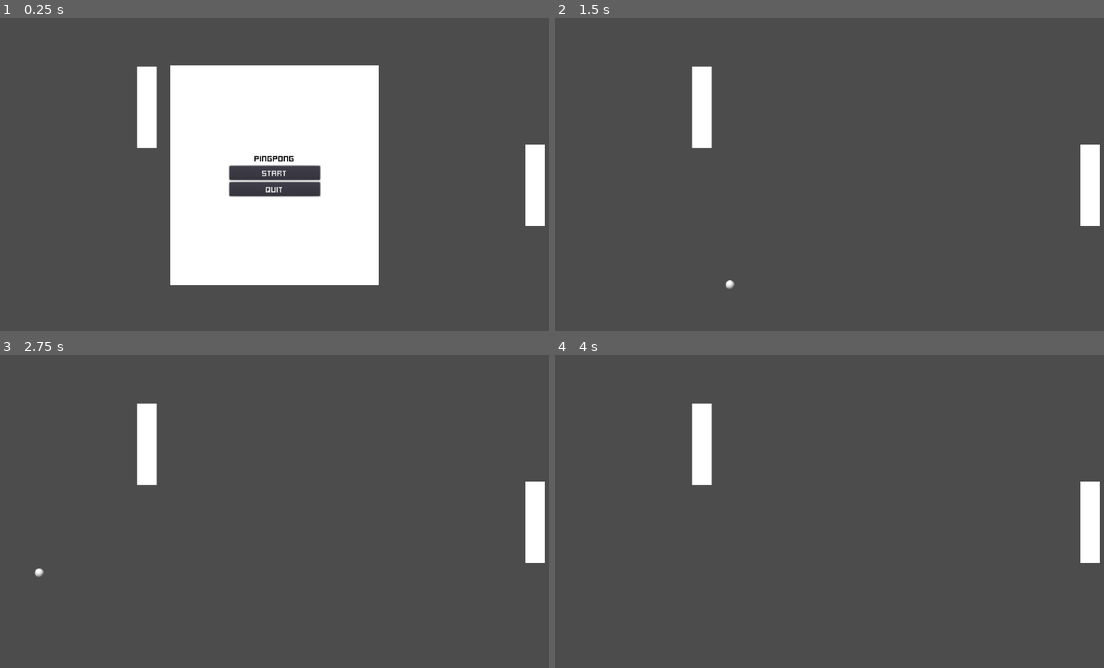
Above: before the commit, frames 1-4 (two rows, left to right).
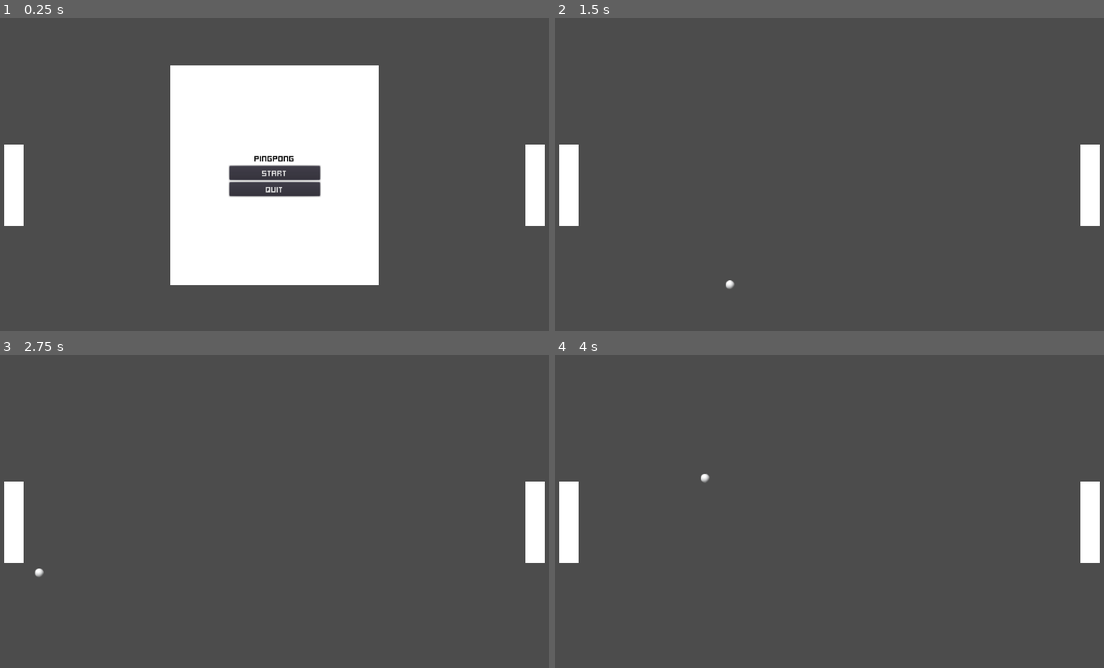
Above: after the commit, the same moments.

Repository: skarjalainen/godot-pong
Game: Godot game, scene res://src/Main/Game.tscn
The game is run twice, just before and just after one commit, with the same random seed, the same clock (stepped at 60 frames per second) and the same inputs.
Inputs:
- Up to frame 1 (0.25 s): no input
- Up to frame 2 (1.5 s): click "START" at 0.5 s
- Up to frame 3 (2.75 s): no input
- Up to frame 4 (4 s): no input

The runs differ from the first frame. In frame 1, 1.9% of the frame differs, in the area x 0-29%, y 15-67%; in frame 2, 1.9%; in frame 3, 1.9%; in frame 4, 1.9%.

Commit message:
Revert "Made a new feature"

Diff:
--- a/src/Main/Game.tscn
+++ b/src/Main/Game.tscn
@@ -26,7 +26,7 @@
 [node name="Level" type="Node2D" parent="."]
 
 [node name="Player 1" parent="Level" instance=ExtResource( 2 )]
-position = Vector2( 277, 176 )
+position = Vector2( 32, 320 )
 script = ExtResource( 6 )
 
 [node name="Player 2" parent="Level" instance=ExtResource( 2 )]
